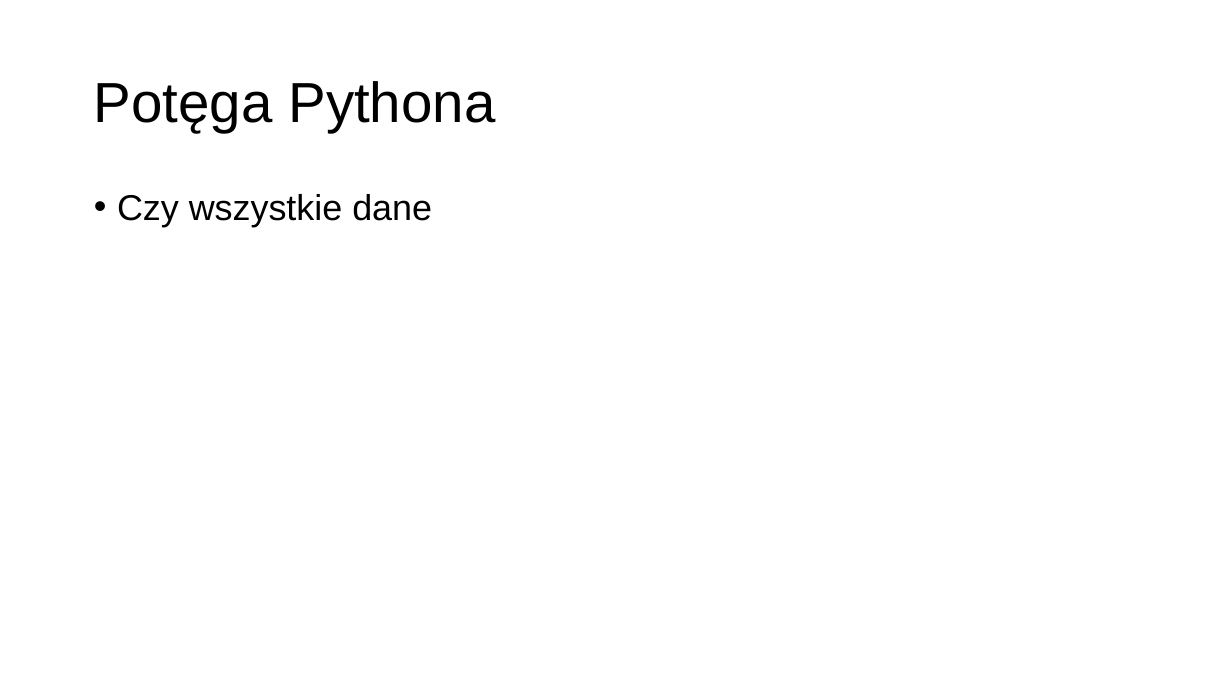
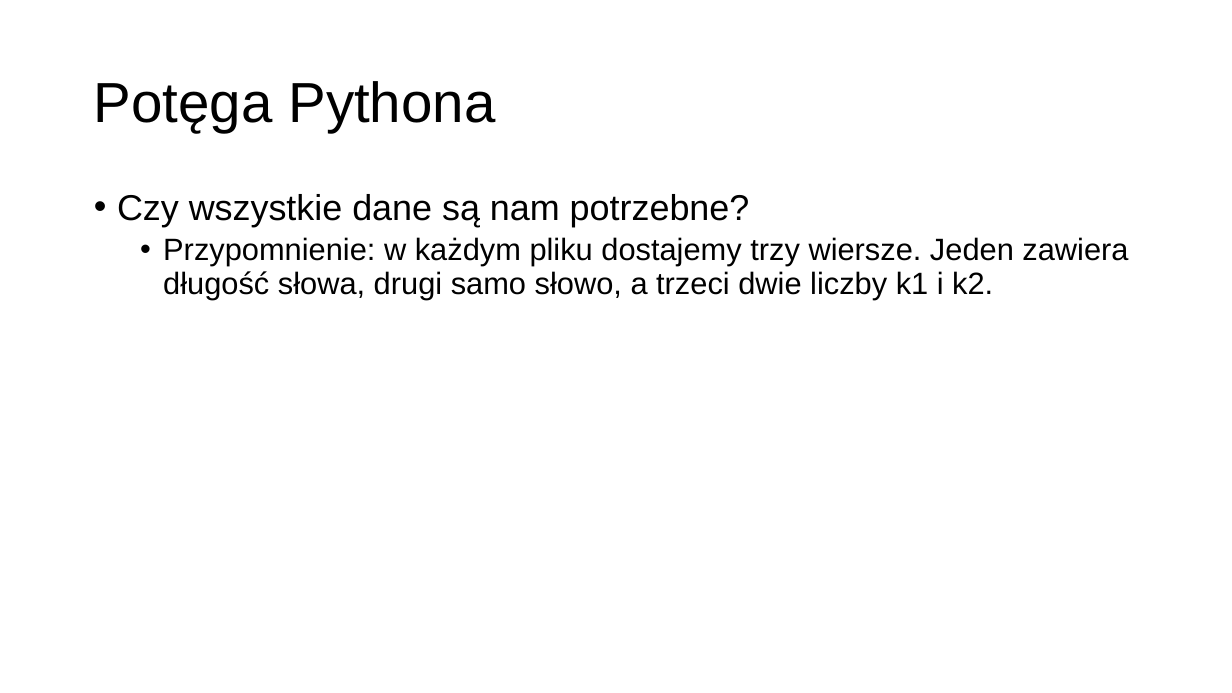
Before and after one commit to MikoStoro/ETI_Academy_Matura, a slide deck: slide 7 of prezentacje/Prezentacja3.pptx. Drawn at 1232x693 pixels with LibreOffice and Linux fonts; fonts in the diff are those of the drawing; background and template pictures are left out. Boxes give left, top, right and bottom in pixels: in the first picture for what was removed or moved away, otherwise in the second. Text is boxed around its words. In the diff, an @@ line names an element or a change of style, - is before the commit and + after.

```diff
--- a/prezentacje/Prezentacja3.pptx
+++ b/prezentacje/Prezentacja3.pptx
@@ text at box(117, 194, 1128, 299): text changed; size 28 to 24 pt @@
-• Czy wszystkie dane
+• Czy wszystkie dane są nam potrzebne?
+  • Przypomnienie: w każdym pliku dostajemy trzy wiersze. Jeden zawiera długość słowa, drugi samo słowo, a trzeci dwie liczby k1 i k2.
```
Also in this commit, not shown: 11 slides added, 1 slide removed, 3 other files.
